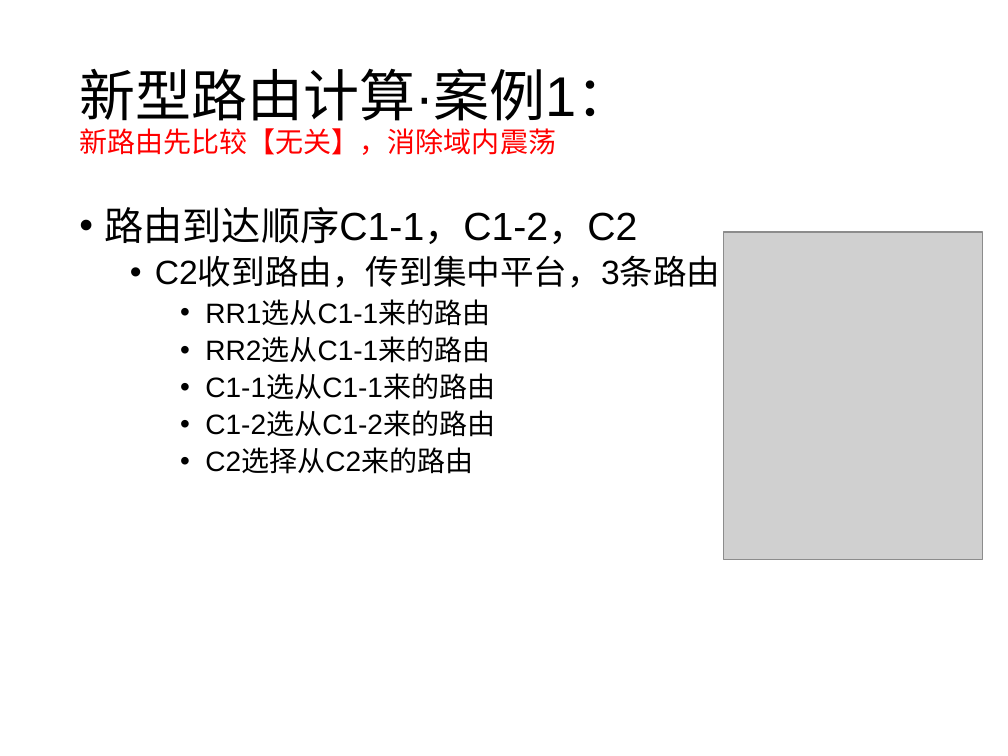
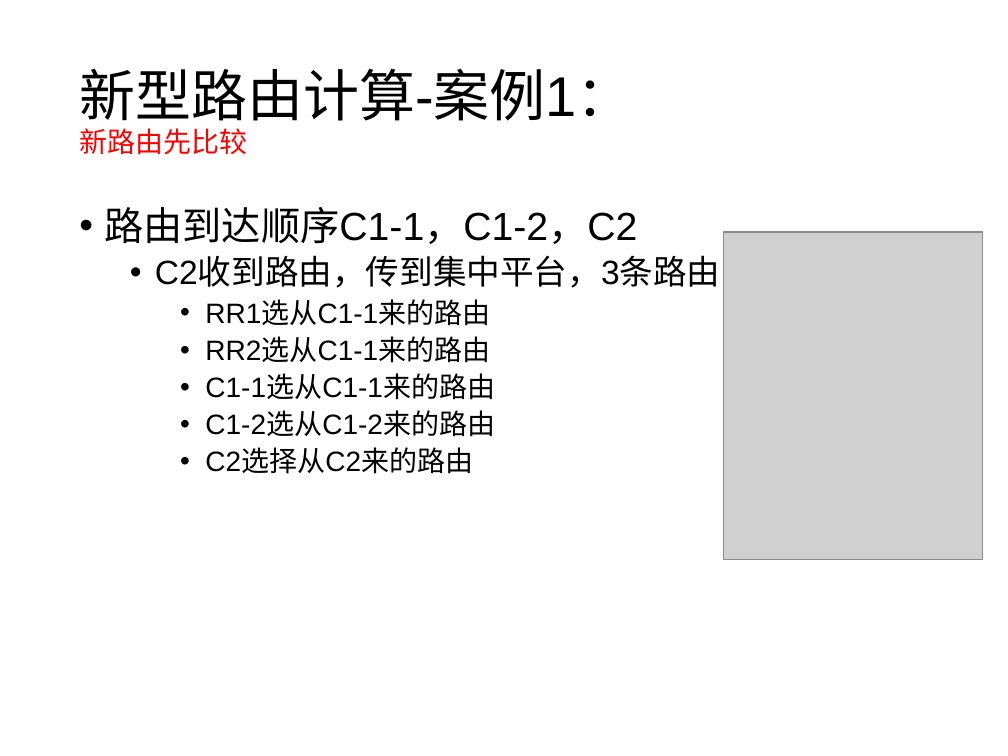
Before and after one commit to wangqing93/ibgp_exp, a slide deck: slide 6 of doc/毕设阶段讨论4.pptx (slide 5 before the commit). Drawn at 1008x756 pixels with LibreOffice and Linux fonts; fonts in the diff are those of the drawing; grey boxes stand for pictures. Boxes give left, top, right and bottom in pixels: in the first picture for what was removed or moved away, otherwise in the second. Text is boxed around its words. In the diff, an @@ line names an element or a change of style, - is before the commit and + after.

```diff
--- a/doc/毕设阶段讨论4.pptx
+++ b/doc/毕设阶段讨论4.pptx
@@ title at (79, 68, 632, 155): text changed; size 20 to 40 pt; text colour #FF0000 to #000000 @@
-新型路由计算·案例1：
-新路由先比较【无关】，消除域内震荡
+新型路由计算-案例1：
+新路由先比较
```
Also in this commit, not shown: 8 other slides changed, 5 slides added, 2 slides removed.
